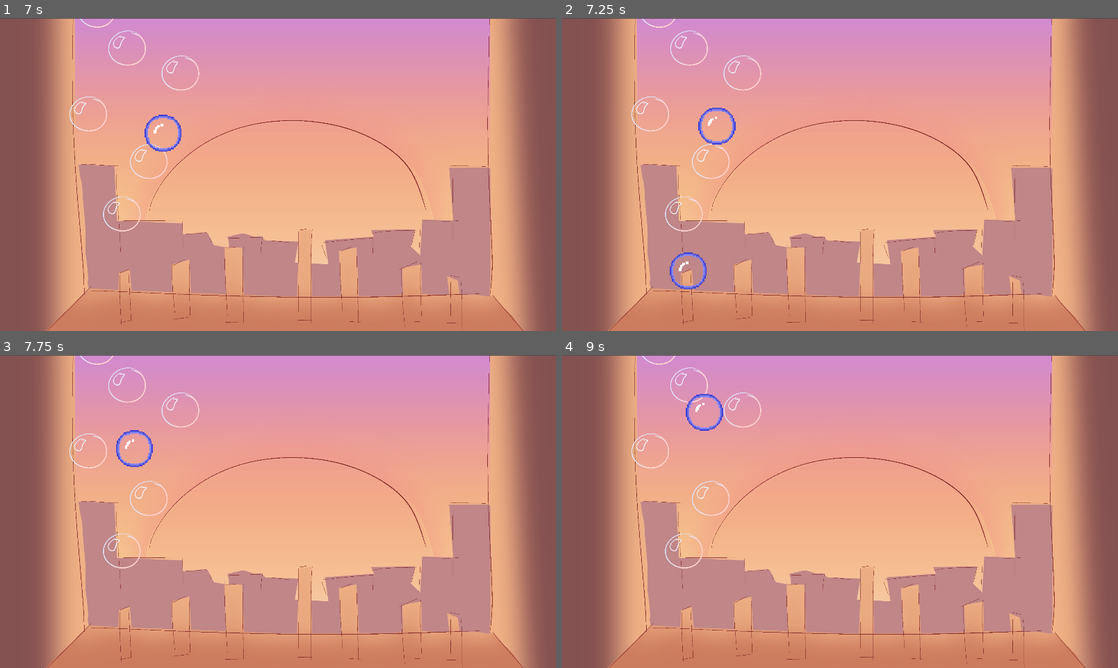
Above: before the commit, frames 1-4 (two rows, left to right).
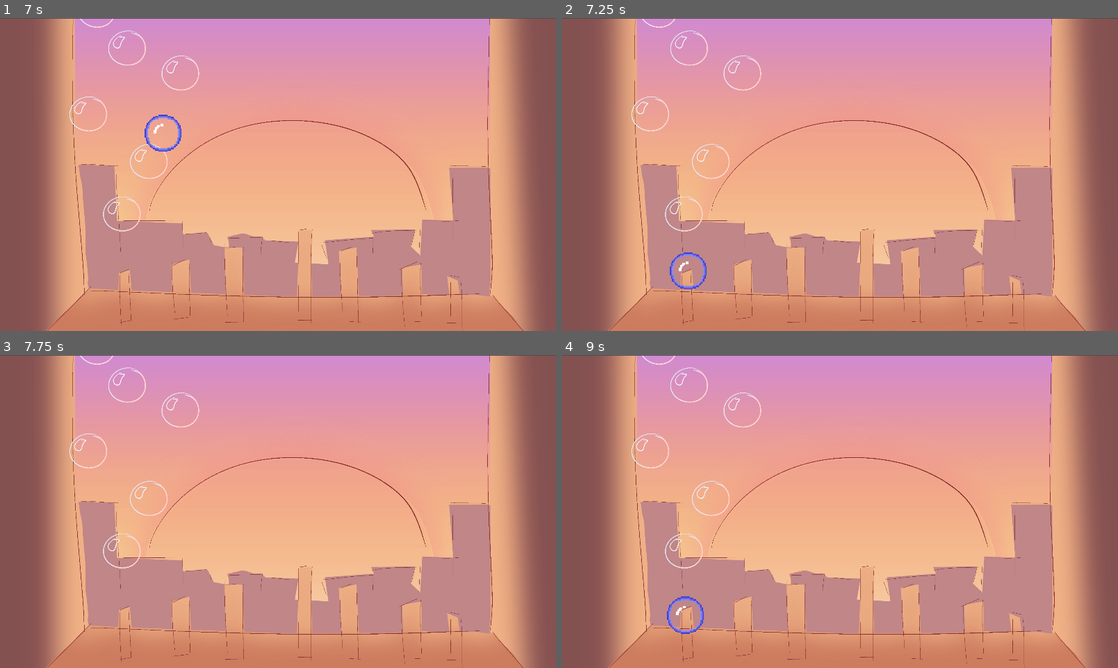
Above: after the commit, the same moments.

Repository: Spedinja/GGJ25
Game: Godot game, scene res://scenes/player_area.tscn
Two runs of this game, one before a commit and one after it. Both use one fixed random seed, a clock stepped at 60 frames per second and the inputs below. This scene is started directly instead of the project's main scene.
Inputs (mouse positions are in pixels of both pictures, inside the frame that each line leads up to):
- Up to frame 1 (7 s): tap Enter at 0.5 s; move the mouse to (400, 158) at 0.52 s; click (400, 158) at 0.67 s; move the mouse to (127, 271) at 1.27 s; click (127, 271) at 1.42 s; move the mouse to (333, 105) at 2.02 s; click (333, 105) at 2.17 s; move the mouse to (250, 237) at 2.77 s; click (250, 237) at 2.92 s; move the mouse to (133, 262) at 3.52 s; click (133, 262) at 3.67 s; move the mouse to (127, 271) at 4.27 s; click (127, 271) at 4.42 s; move the mouse to (122, 277) at 5.02 s; click (122, 277) at 5.17 s; move the mouse to (194, 96) at 5.77 s; click (194, 96) at 5.92 s; move the mouse to (133, 262) at 6.52 s; click (133, 262) at 6.67 s
- Up to frame 2 (7.25 s): no input
- Up to frame 3 (7.75 s): move the mouse to (127, 608) at 7.27 s; click (127, 608) at 7.42 s
- Up to frame 4 (9 s): move the mouse to (684, 614) at 8.02 s; click (684, 614) at 8.17 s; move the mouse to (812, 574) at 8.77 s; click (812, 574) at 8.92 s

Frame 1 is identical in both runs. In frame 2, 0.2% of the frame differs, in the area x 24-32%, y 28-41%; in frame 3, 0.2%; in frame 4, 0.4%, in the area x 18-29%, y 12-90%.

Commit message:
bubbles- queue_free after 5 seconds

Diff:
--- a/scenes/bubble_area.gd
+++ b/scenes/bubble_area.gd
@@ -10,7 +10,6 @@
 	pass # Start the timer to spawn bubbles every 2 seconds
 
 func _process(delta):
-	# Update your score display here (if you have one)
 	accum_time += delta
 	if accum_time>1:
 		spawn_bubble()
--- a/scripts/bubble.gd
+++ b/scripts/bubble.gd
@@ -6,13 +6,19 @@
 
 var time = 0
 
+var delete_timer = 0
+
 var is_clicked = false
 
 func _physics_process(delta):
 	time += delta
+	delete_timer = time
 	var wiggle = sin(time*frequency)*amplitude
 	position.x += wiggle * delta
 	position.y -= upwards_speed * delta
+
+	if delete_timer > (0.05 * upwards_speed): #change to speed/value
+		queue_free()
 
 # Called when the mouse clicks on the bubble.
 func _input_event(viewport, event, shape_idx):
